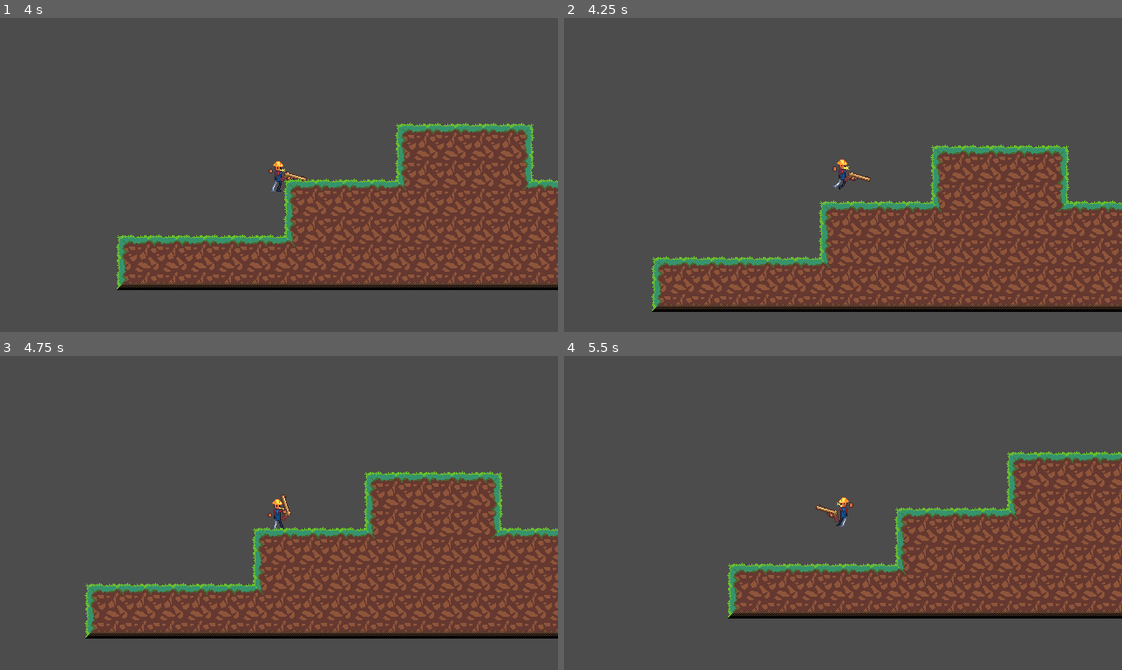
Above: before the commit, frames 1-4 (two rows, left to right).
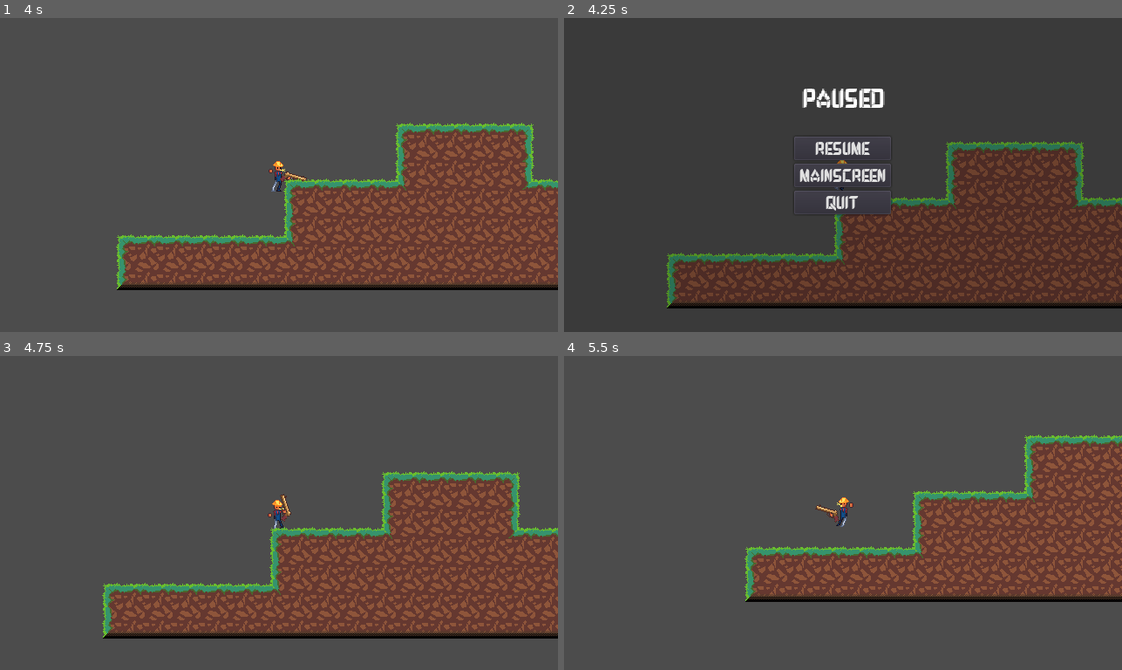
Above: after the commit, the same moments.

Repository: JamesDSource/Cyber-Gunslinger
Game: Godot game, scene res://Game/Game.tscn
Same seed, same stepped clock (60 frames per second), same inputs: the game is played once before the commit and once after it. The project has no main scene, so this scene is started directly.
Inputs (mouse positions are in pixels of both pictures, inside the frame that each line leads up to):
- Up to frame 1 (4 s): tap Enter at 0.5 s; move the mouse to (401, 159) at 0.52 s; hold Right (Right) 0.53-2.03 s; tap W (Jump) at 0.77, 1.52, 3.02, 3.77 s; move the mouse to (167, 190) at 1.27 s; move the mouse to (334, 105) at 2.02 s; hold Left (Left) 2.03-2.78 s; move the mouse to (251, 237) at 2.77 s; hold Right (Right) from 2.78 s (still down); move the mouse to (446, 222) at 3.52 s
- Up to frame 2 (4.25 s): keep holding Right (Right); tap P (Pause, bound only after the commit) at 4.15 s
- Up to frame 3 (4.75 s): release Right (Right) at 4.25 s; click (279, 487) at 4.25 s, where only the run after the commit has a clickable "Resume"
- Up to frame 4 (5.5 s): tap Space at 5 s; move the mouse to (675, 465) at 5.02 s; hold Left (Left) from 5.03 s (still down); tap W (Jump) at 5.27 s

Frame 1 is identical in both runs. In frame 2, 17% of the frame differs, in the area x 15-100%, y 22-94%; in frame 3, 14%; in frame 4, 18%, in the area x 29-100%, y 25-84%.

Commit message:
pause menu

Diff:
--- a/Game/Game.tscn
+++ b/Game/Game.tscn
@@ -1,7 +1,8 @@
-[gd_scene load_steps=3 format=2]
+[gd_scene load_steps=4 format=2]
 
 [ext_resource path="res://Player/Player.tscn" type="PackedScene" id=1]
 [ext_resource path="res://Tilesets/Dirt/Dirt.tres" type="TileSet" id=2]
+[ext_resource path="res://Pause/Pause.tscn" type="PackedScene" id=3]
 
 [node name="Game" type="Node"]
 
@@ -13,3 +14,8 @@
 cell_size = Vector2( 32, 32 )
 format = 1
 tile_data = PoolIntArray( 131084, 0, 0, 131085, 0, 1, 131086, 0, 1, 131087, 0, 1, 131088, 0, 2, 196620, 0, 65536, 19662 …(1116 unchanged characters)…
+
+[node name="CanvasLayer" type="CanvasLayer" parent="."]
+
+[node name="Pause" parent="CanvasLayer" instance=ExtResource( 3 )]
+visible = false
--- a/Pause/Pause.gd
+++ b/Pause/Pause.gd
@@ -1,20 +1,16 @@
 extends Control
-
-var pauseState
 
 func _input(event):
 	if event.is_action_pressed("Pause"):
-		pauseState = not get_tree().paused
-		get_tree().paused = pauseState
-		visible = pauseState
+		get_tree().paused = !get_tree().paused
+		visible = !visible
 
 
 
 func _on_Resume_pressed():
-	pauseState = not get_tree().paused
-	get_tree().paused = pauseState
-	visible = pauseState
+	get_tree().paused = !get_tree().paused
+	visible = !visible
 
 
 func _on_Quit_pressed():
-	pass
+	get_tree().quit()
--- a/Pause/Pause.tscn
+++ b/Pause/Pause.tscn
@@ -1,8 +1,10 @@
-[gd_scene load_steps=2 format=2]
+[gd_scene load_steps=3 format=2]
 
 [ext_resource path="res://Pause/Pause.gd" type="Script" id=1]
+[ext_resource path="res://Pause/cyberfont.tres" type="DynamicFont" id=2]
 
 [node name="Pause" type="Control"]
+pause_mode = 2
 anchor_right = 1.0
 anchor_bottom = 1.0
 script = ExtResource( 1 )
@@ -13,47 +15,61 @@
 [node name="BlackOverlay" type="ColorRect" parent="."]
 anchor_right = 1.0
 anchor_bottom = 1.0
-color = Color( 0, 0, 0, 0.352941 )
+color = Color( 0, 0, 0, 0.235294 )
 __meta__ = {
 "_edit_use_anchors_": false
 }
 
-[node name="CenterContainer" type="CenterContainer" parent="."]
-anchor_right = 1.0
-anchor_bottom = 1.0
-margin_left = -1.06067
-margin_top = -1.06065
-margin_right = -1.06067
-margin_bottom = -1.06067
+[node name="Label" type="Label" parent="BlackOverlay"]
+anchor_left = 0.5
+anchor_right = 0.5
+margin_left = -75.0
+margin_top = 57.0
+margin_right = 27.0
+margin_bottom = 105.0
+rect_scale = Vector2( 1.5, 1.5 )
+custom_fonts/font = ExtResource( 2 )
+text = "Paused"
+align = 1
+valign = 1
 __meta__ = {
 "_edit_use_anchors_": false
 }
 
-[node name="VBoxContainer" type="VBoxContainer" parent="CenterContainer"]
-margin_left = 288.0
-margin_top = 149.0
-margin_right = 352.0
-margin_bottom = 211.0
-
-[node name="Paused" type="Label" parent="CenterContainer/VBoxContainer"]
-margin_right = 64.0
-margin_bottom = 14.0
-text = "Paused"
-align = 1
+[node name="CenterContainer" type="CenterContainer" parent="BlackOverlay"]
+anchor_right = 1.0
+anchor_bottom = 1.0
+margin_top = 1.0
+margin_bottom = 1.0
 __meta__ = {
 "_edit_use_anchors_": false
 }
 
-[node name="Resume" type="Button" parent="CenterContainer/VBoxContainer"]
-margin_top = 18.0
-margin_right = 64.0
-margin_bottom = 38.0
+[node name="VBoxContainer" type="VBoxContainer" parent="BlackOverlay/CenterContainer"]
+margin_left = 263.0
+margin_top = 135.0
+margin_right = 376.0
+margin_bottom = 224.0
+alignment = 1
+
+[node name="Resume" type="Button" parent="BlackOverlay/CenterContainer/VBoxContainer"]
+margin_right = 113.0
+margin_bottom = 27.0
+custom_fonts/font = ExtResource( 2 )
 text = "Resume"
 
-[node name="Quit" type="Button" parent="CenterContainer/VBoxContainer"]
-margin_top = 42.0
-margin_right = 64.0
-margin_bottom = 62.0
+[node name="MainScreen" type="Button" parent="BlackOverlay/CenterContainer/VBoxContainer"]
+margin_top = 31.0
+margin_right = 113.0
+margin_bottom = 58.0
+custom_fonts/font = ExtResource( 2 )
+text = "Main Screen"
+
+[node name="Quit" type="Button" parent="BlackOverlay/CenterContainer/VBoxContainer"]
+margin_top = 62.0
+margin_right = 113.0
+margin_bottom = 89.0
+custom_fonts/font = ExtResource( 2 )
 text = "Quit"
-[connection signal="pressed" from="CenterContainer/VBoxContainer/Resume" to="." method="_on_Resume_pressed"]
-[connection signal="pressed" from="CenterContainer/VBoxContainer/Quit" to="." method="_on_Quit_pressed"]
+[connection signal="pressed" from="BlackOverlay/CenterContainer/VBoxContainer/Resume" to="." method="_on_Resume_pressed"]
+[connection signal="pressed" from="BlackOverlay/CenterContainer/VBoxContainer/Quit" to="." method="_on_Quit_pressed"]
--- /dev/null
+++ b/Pause/cyberfont.tres
@@ -0,0 +1,7 @@
+[gd_resource type="DynamicFont" load_steps=2 format=2]
+
+[ext_resource path="res://Pause/Debrosee-ALPnL.ttf" type="DynamicFontData" id=1]
+
+[resource]
+size = 20
+font_data = ExtResource( 1 )
--- a/project.godot
+++ b/project.godot
@@ -69,6 +69,12 @@
 , Object(InputEventKey,"resource_local_to_scene":false,"resource_name":"","device":0,"alt":false,"shift":false,"control":false,"meta":false,"command":false,"pressed":false,"scancode":16777232,"unicode":0,"echo":false,"script":null)
  ]
 }
+Pause={
+"deadzone": 0.5,
+"events": [ Object(InputEventKey,"resource_local_to_scene":false,"resource_name":"","device":0,"alt":false,"shift":false,"control":false,"meta":false,"command":false,"pressed":false,"scancode":80,"unicode":0,"echo":false,"script":null)
+, Object(InputEventKey,"resource_local_to_scene":false,"resource_name":"","device":0,"alt":false,"shift":false,"control":false,"meta":false,"command":false,"pressed":false,"scancode":16777217,"unicode":0,"echo":false,"script":null)
+ ]
+}
 
 [rendering]
 
Binary file added: Pause/Debrosee-ALPnL.ttf
Binary file added: Pause/quit.PNG
Not shown, added: Pause/quit.PNG.import
Binary file added: Pause/resume.PNG
Not shown, added: Pause/resume.PNG.import
Not shown, added: Pause/debrosee-font.zip
